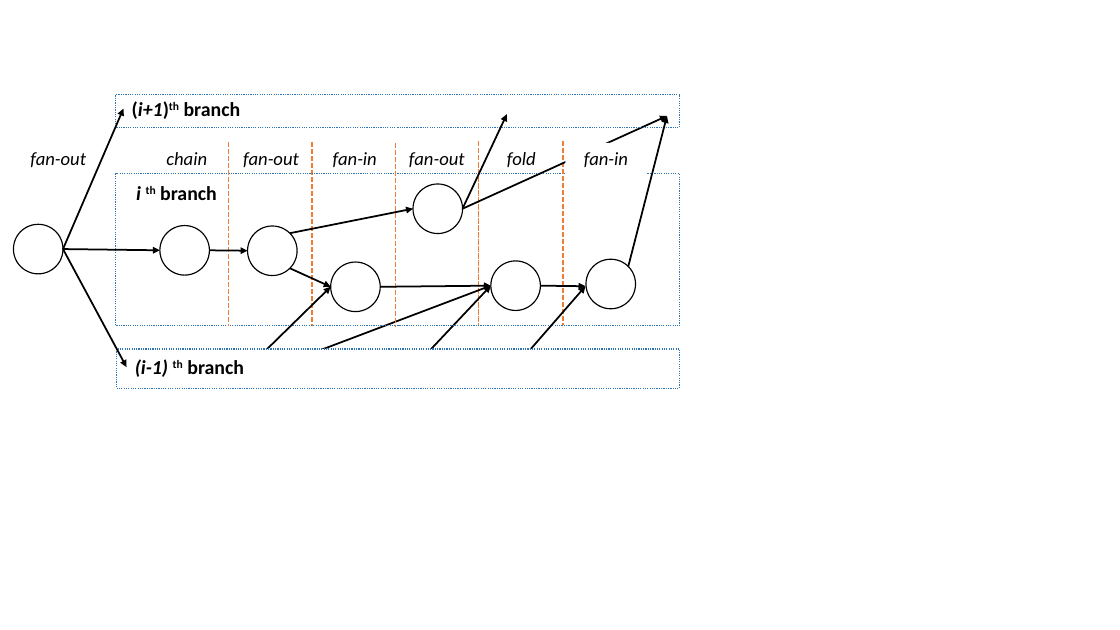
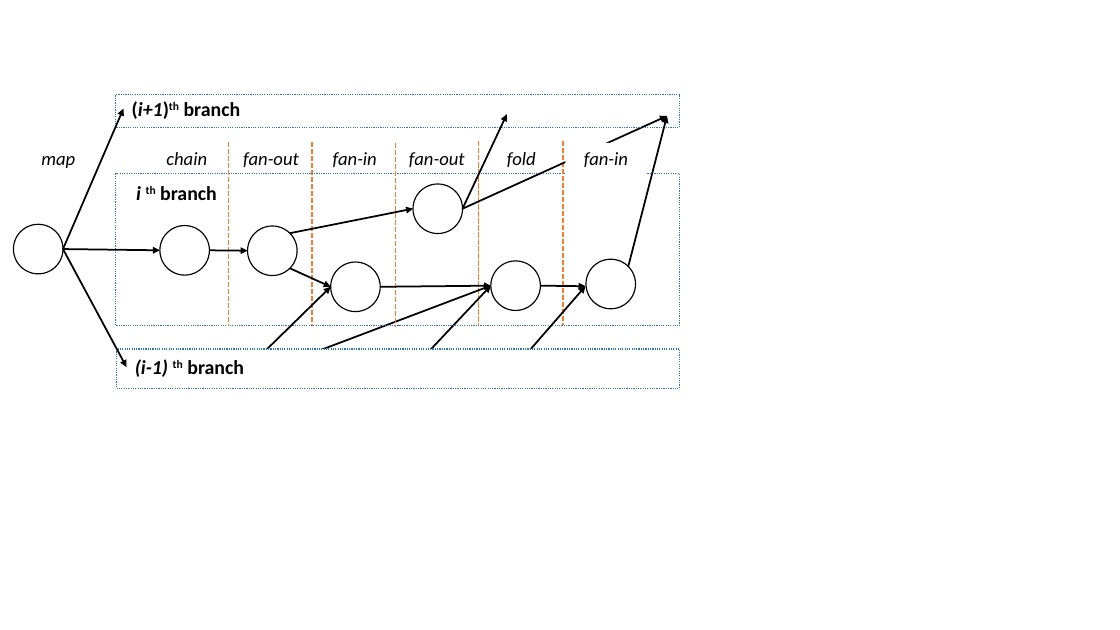
Before and after one commit to LedgeDash/unum-paper, a slide deck: slide 1 of figures/excamera.pptx. Drawn at 1120x630 pixels with LibreOffice and Linux fonts; fonts in the diff are those of the drawing. Boxes give left, top, right and bottom in pixels: in the first picture for what was removed or moved away, otherwise in the second. Text is boxed around its words. In the diff, an @@ line names an element or a change of style, - is before the commit and + after.

```diff
--- a/figures/excamera.pptx
+++ b/figures/excamera.pptx
@@ text at [41,156,75,168]: text changed @@
-fan-out
+map
```
Also in this commit, not shown: 2 other files.
